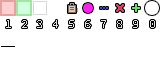
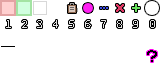
The second 160 x 64 image is a revision of the first. Changes to its layers:
added layer "Layer 5" above "grid" over (x1=147, y1=50, x2=157, y2=62)
